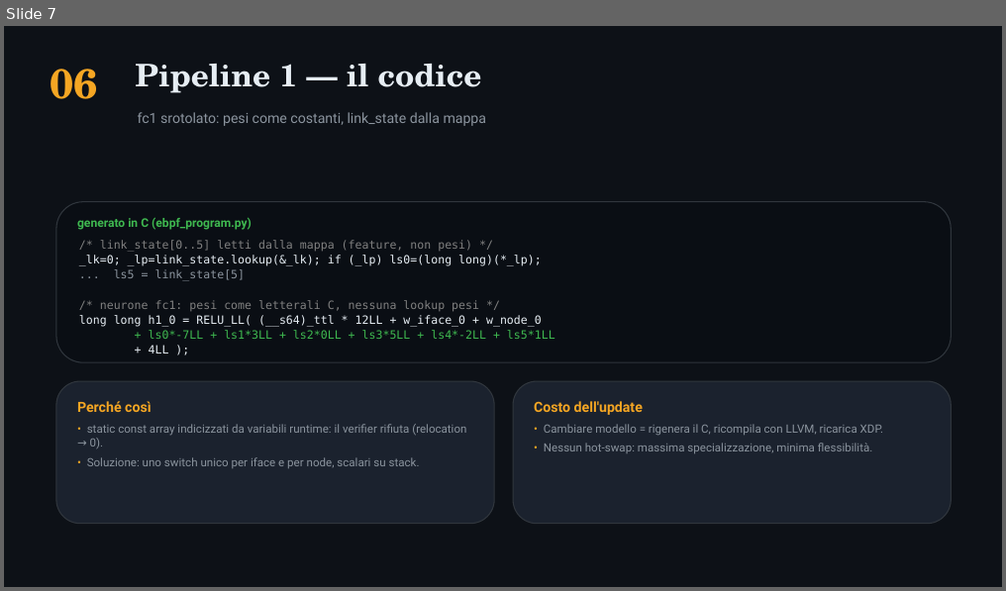
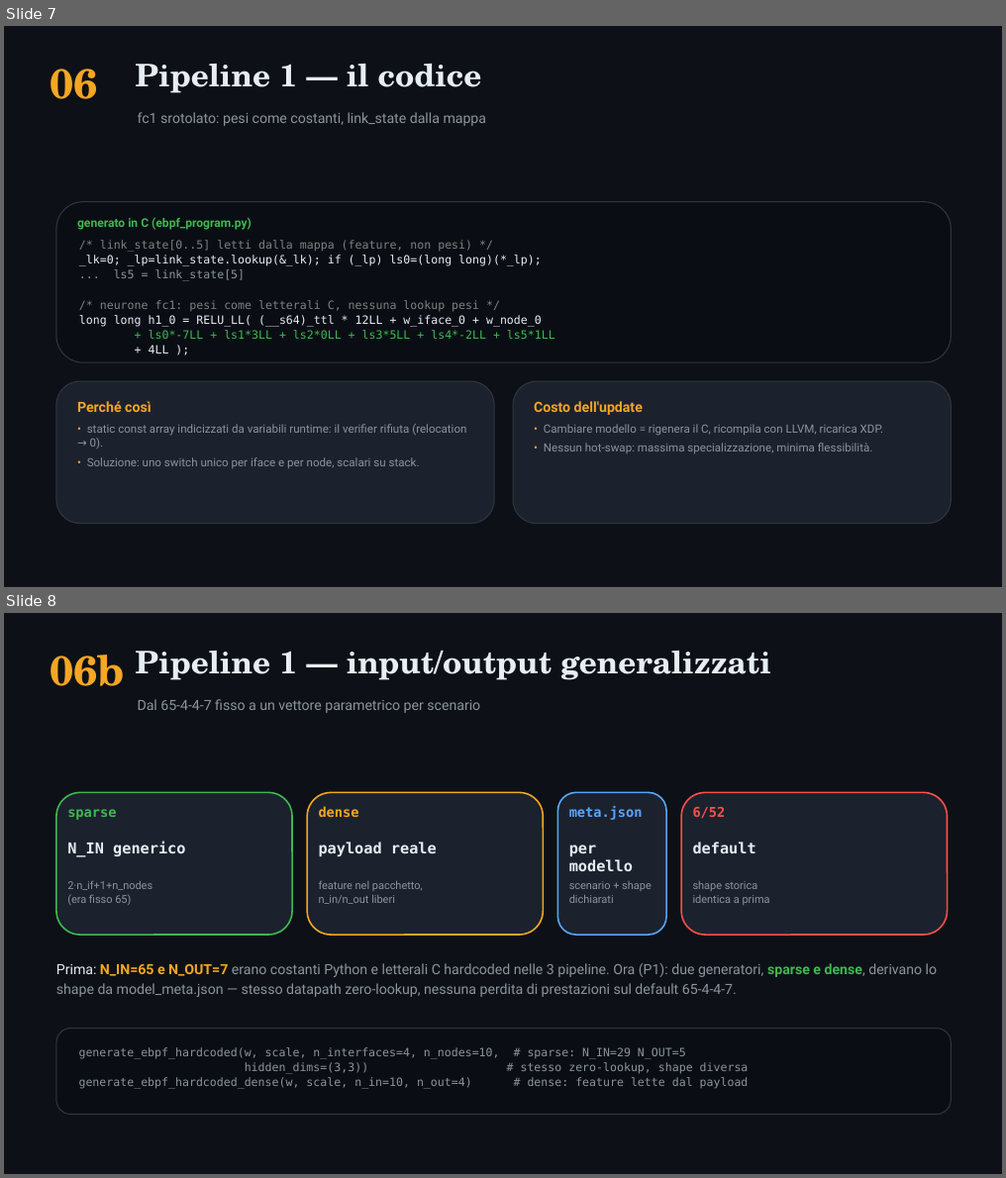
Before and after one commit to ettore-cantile/ipa_lab, a slide deck: docs/IPA_eBPF_pipelines.pptx. Shown one above the other, each under a label of ours: slide 7 before the commit, slides 7 and 8 after it. The pictures are 1006x591 and 1006x1178 pixels, drawn with LibreOffice and Linux fonts; fonts in the diff are those of the drawing. Boxes give left, top, right and bottom in pixels: in the first picture for what was removed or moved away, otherwise in the second. Text is boxed around its words. In the diff, an @@ line names an element or a change of style, - is before the commit and + after.

Commit message:
input vector

```diff
--- a/docs/IPA_eBPF_pipelines.pptx
+++ b/docs/IPA_eBPF_pipelines.pptx
@@ slide 8 added at <box>4,613,1002,1174</box>, background #FFFFFF @@
@@ rectangle added at <box>4,613,1002,1174</box>, fill #0D1117 @@
@@ text added at <box>51,655,125,686</box>, 40 pt, text #F5A623, bold @@
+06b
@@ text added at <box>135,650,771,680</box>, 30 pt, text #E6EDF3, bold @@
+Pipeline 1 — input/output generalizzati
@@ text added at <box>138,699,480,713</box>, 13.5 pt, text #8B949E @@
+Dal 65-4-4-7 fisso a un vettore parametrico per scenario
@@ rounded rectangle added at <box>56,792,292,935</box>, fill #1B222E, outline #3FB950 1.5 pt @@
@@ text added at <box>67,809,116,820</box>, 13 pt, text #3FB950, bold @@
+sparse
@@ rounded rectangle added at <box>307,792,543,935</box>, fill #1B222E, outline #F5A623 1.5 pt @@
@@ text added at <box>319,806,359,817</box>, 13 pt, text #F5A623, bold @@
+dense
@@ rounded rectangle added at <box>558,792,666,935</box>, fill #1B222E, outline #58A6FF 1.5 pt @@
@@ text added at <box>569,806,643,820</box>, 13 pt, text #58A6FF, bold @@
+meta.json
@@ rounded rectangle added at <box>681,792,947,935</box>, fill #1B222E, outline #F85149 1.5 pt @@
@@ text added at <box>693,807,726,819</box>, 13 pt, text #F85149, bold @@
+6/52
@@ text added at <box>67,841,185,858</box>, 14.5 pt, text #E6EDF3, bold @@
+N_IN generico
@@ text added at <box>319,842,437,857</box>, 14.5 pt, text #E6EDF3, bold @@
+payload reale
@@ text added at <box>569,845,633,871</box>, 14.5 pt, text #E6EDF3, bold @@
+per modello
@@ text added at <box>693,842,756,854</box>, 14.5 pt, text #E6EDF3, bold @@
+default
@@ text added at <box>67,881,152,905</box>, 10.5 pt, text #8B949E @@
+2·n_if+1+n_nodes
+(era fisso 65)
@@ text added at <box>319,881,423,904</box>, 10.5 pt, text #8B949E @@
+feature nel pacchetto,
+n_in/n_out liberi
@@ text added at <box>569,881,651,903</box>, 10.5 pt, text #8B949E @@
+scenario + shape
+dichiarati
@@ text added at <box>693,881,770,905</box>, 10.5 pt, text #8B949E @@
+shape storica
+identica a prima
@@ text added at <box>56,963,937,997</box>, 13.5 pt, text #8B949E @@
+Prima: N_IN=65 e N_OUT=7 erano costanti Python e letterali C hardcoded nelle 3 pipeline. Ora (P1): due generatori, sparse e dense, derivano lo shape da model_meta.json — stesso datapath zero-lookup, nessuna perdita di prestazioni sul default 65-4-4-7.
@@ rounded rectangle added at <box>56,1029,951,1115</box>, fill #0A0E14, outline #30363D 1 pt @@
@@ text added at <box>79,1048,748,1089</box>, 11 pt, text #8B949E @@
+generate_ebpf_hardcoded(w, scale, n_interfaces=4, n_nodes=10, # sparse: N_IN=29 N_OUT=5
+hidden_dims=(3,3)) # stesso zero-lookup, shape diversa
+generate_ebpf_hardcoded_dense(w, scale, n_in=10, n_out=4) # dense: feature lette dal payload
```
Also in this commit, not shown: 7 other files.
